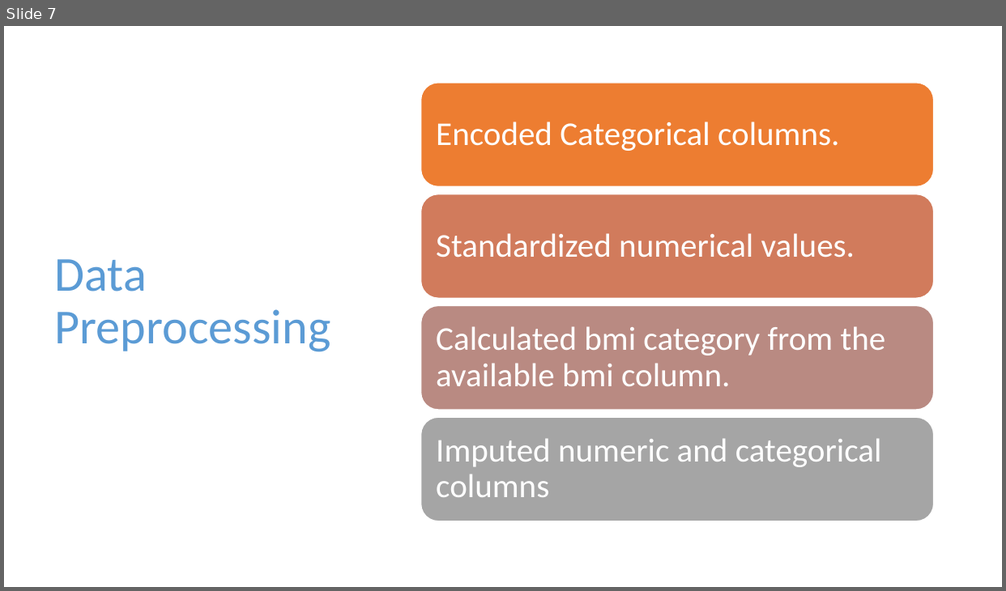
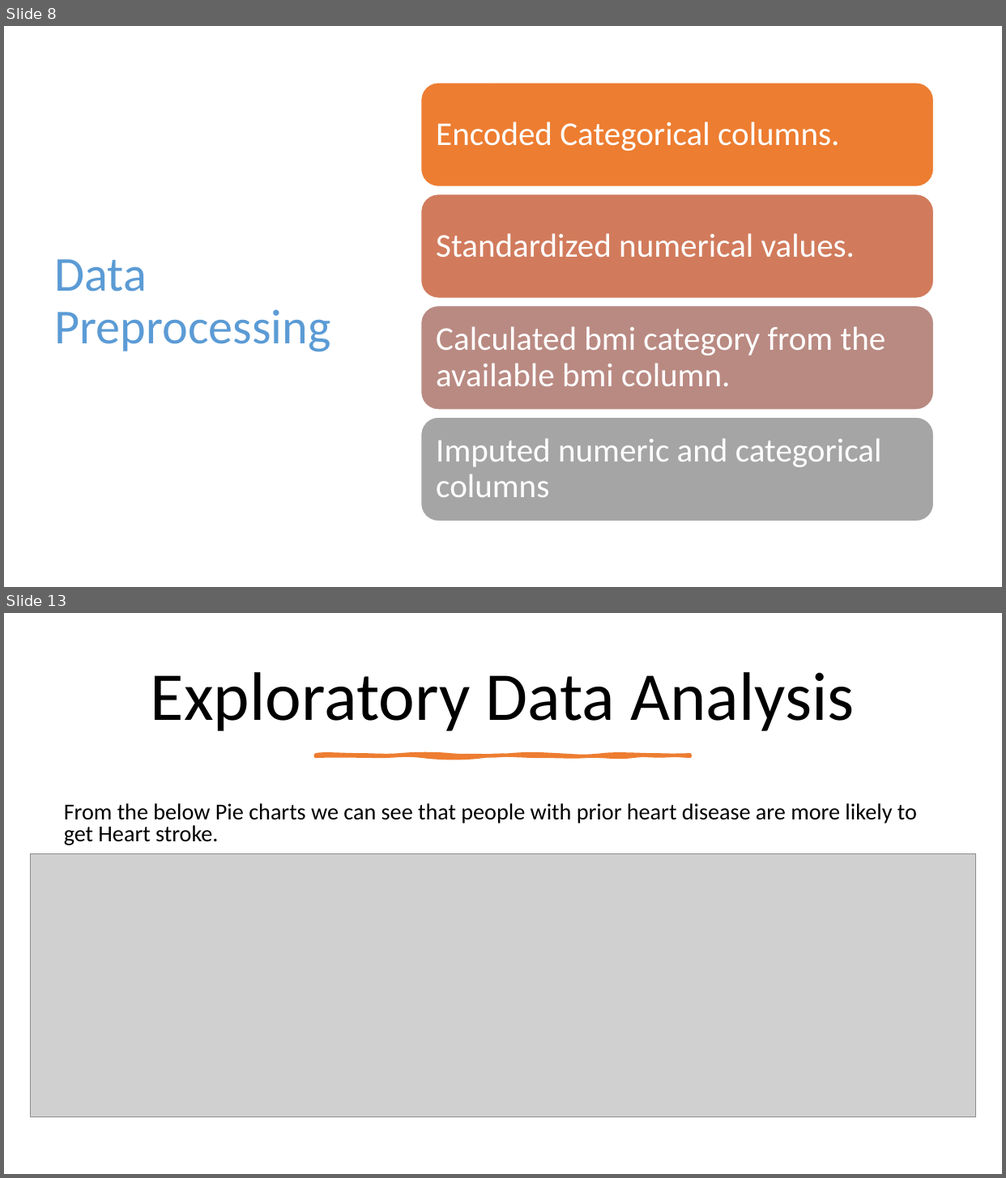
Before and after one commit to dudyalasaisumanth/bigdataproject, a slide deck: presentation.pptx. Shown one above the other, each under a label of ours: slide 7 before the commit, slides 8 and 13 after it; the slides between them are not shown. The pictures are 1006x591 and 1006x1178 pixels, drawn with LibreOffice and Linux fonts; fonts in the diff are those of the drawing; grey boxes stand for pictures. Boxes give left, top, right and bottom in pixels: in the first picture for what was removed or moved away, otherwise in the second. Text is boxed around its words. In the diff, an @@ line names an element or a change of style, - is before the commit and + after.

```diff
--- a/presentation.pptx
+++ b/presentation.pptx
@@ slide 13 added at [4, 613, 1002, 1174], background #FFFFFF @@
@@ title added at [151, 672, 854, 731], 66 pt, text #000000 @@
+Exploratory Data Analysis
@@ freeform shape added at [315, 756, 690, 756], fill #ED7D31, outline #ED7D31 3.25 pt @@
@@ text added at [64, 803, 917, 845], 22 pt, text #000000 @@
+From the below Pie charts we can see that people with prior heart disease are more likely to get Heart stroke.
@@ picture added at [30, 854, 976, 1118] @@
@@ what was slide 7 is now slide 8 @@
```
Also in this commit, not shown: 10 slides changed, 5 other slides added, 2 slides removed, 12 other files.
